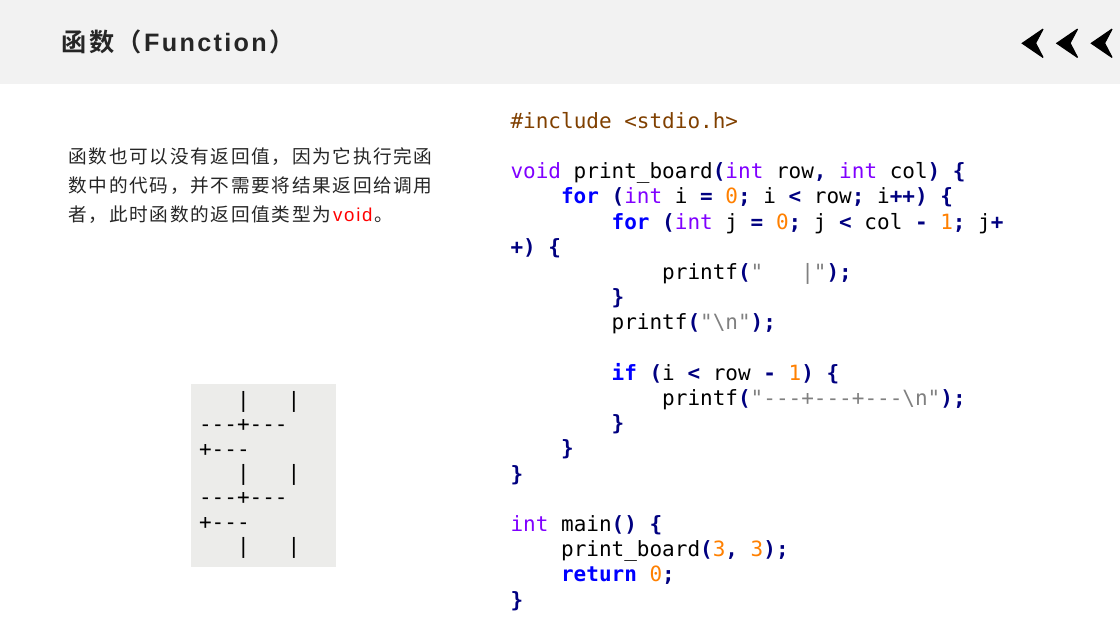
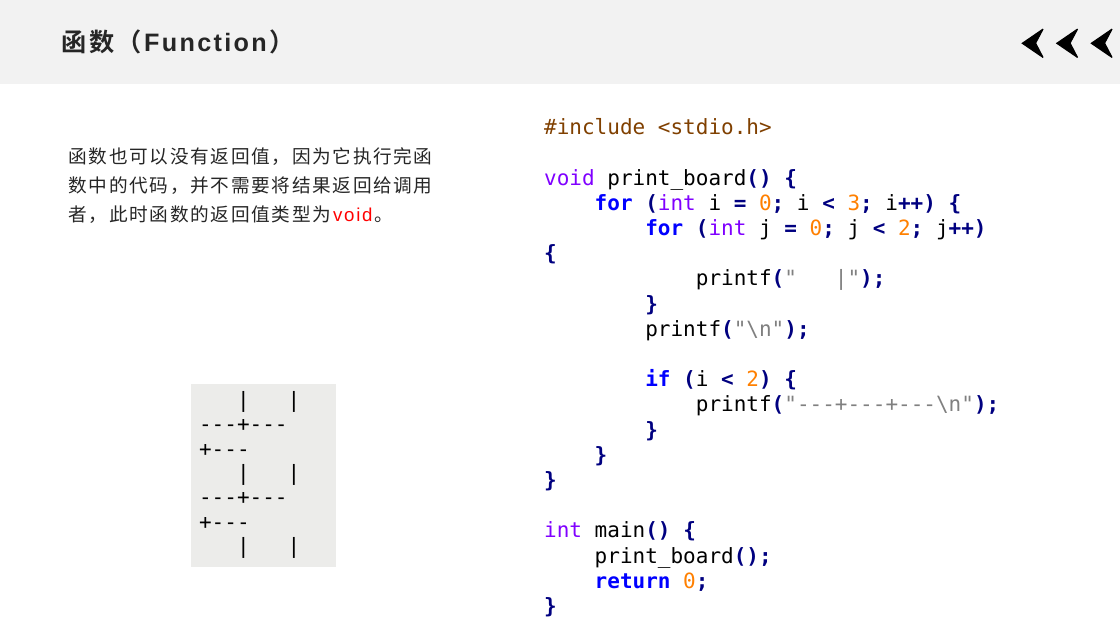
Before and after one commit to xdai02/C, a slide deck: slide 6 of slides/Chapter5.pptx. Drawn at 1120x630 pixels with LibreOffice and Linux fonts; fonts in the diff are those of the drawing. Boxes give left, top, right and bottom in pixels: in the first picture for what was removed or moved away, otherwise in the second. Text is boxed around its words. In the diff, an @@ line names an element or a change of style, - is before the commit and + after.

```diff
--- a/slides/Chapter5.pptx
+++ b/slides/Chapter5.pptx
@@ text "#include <stdio.h>": place and size @@
-text "#include <stdio.h>" at bbox=[511, 112, 1003, 584]
+text "#include <stdio.h>" at bbox=[544, 118, 999, 591]
@@ text "#include <stdio.h>" at bbox=[544, 118, 999, 591]: alignment left to justified @@
@@ text at bbox=[544, 169, 987, 240]: text changed; text colour #000000 to #000080 @@
-void print_board(int row, int col) {
-for (int i = 0; i < row; i++) {
-for (int j = 0; j < col - 1; j++) {
+void print_board() {
+for (int i = 0; i < 3; i++) {
+for (int j = 0; j < 2; j++) {
@@ text at bbox=[645, 369, 771, 389]: text changed @@
-if (i < row - 1) {
+if (i < 2) {
@@ text at bbox=[595, 547, 772, 568]: text changed @@
-print_board(3, 3);
+print_board();
```
Also in this commit, not shown: 1 other slide changed, 1 slide added, 7 other files.
